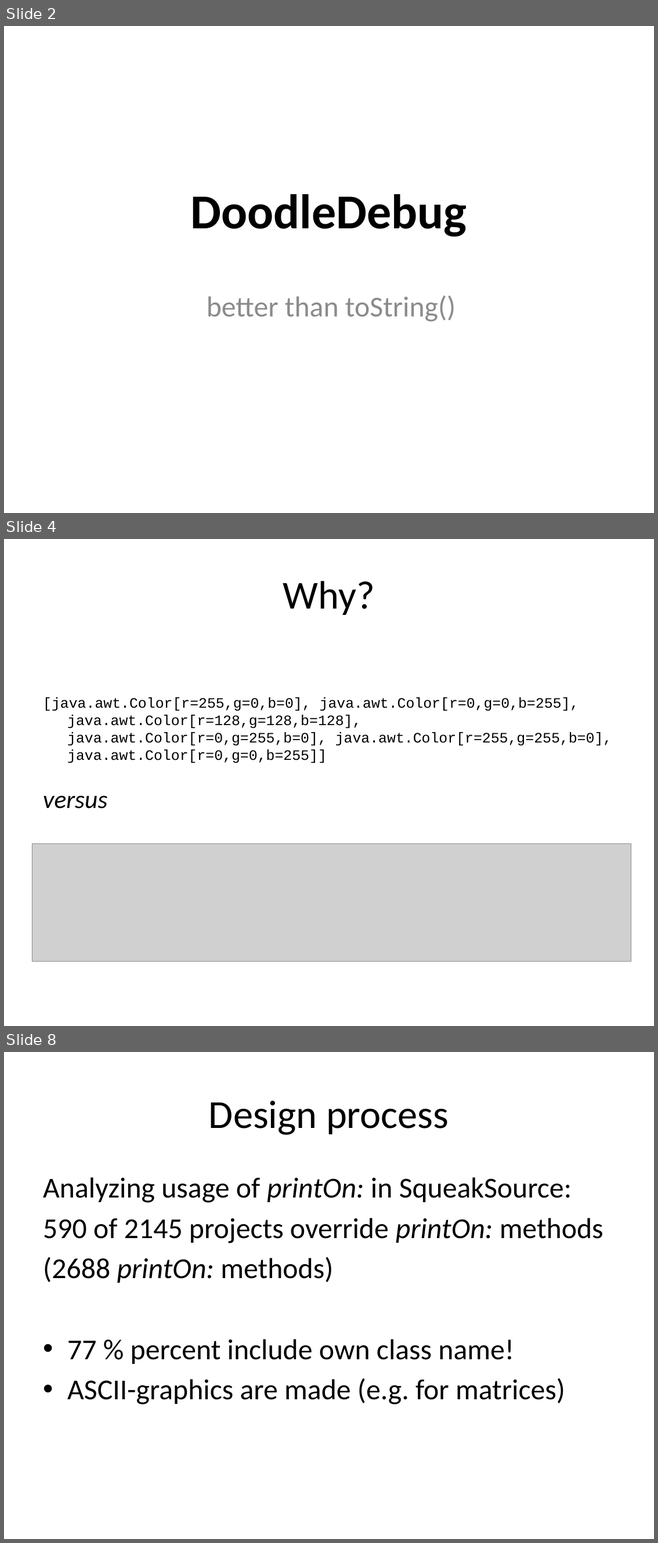
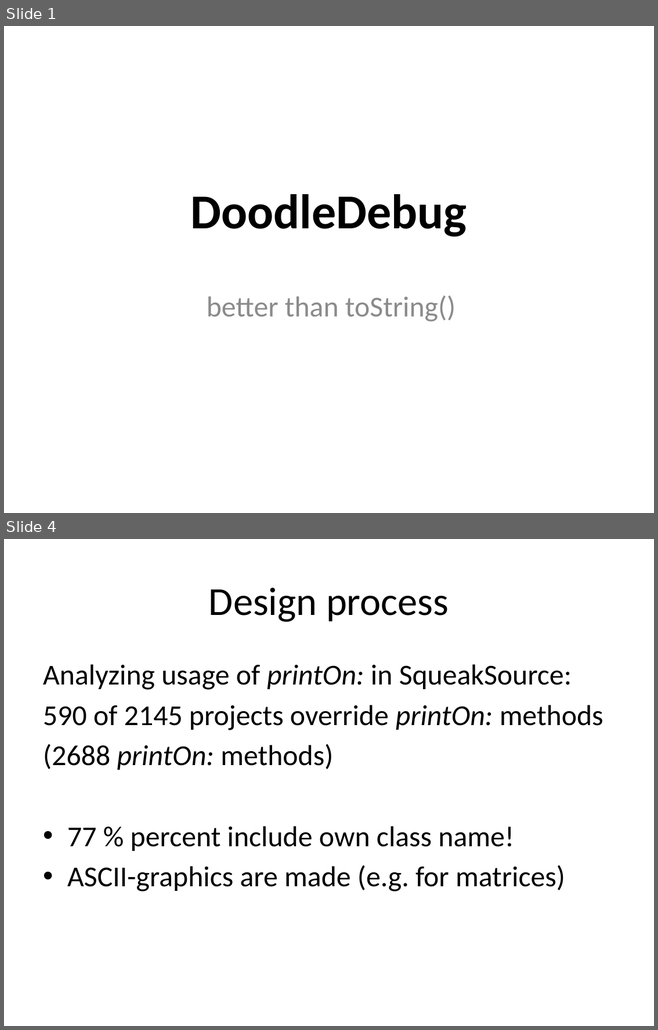
Before and after one commit to CedricReichenbach/DoodleDebug, a slide deck: presentations/Demo DoodleDebug Jan-2011.pptx. Shown one above the other, each under a label of ours: slides 2, 4 and 8 before the commit, slides 1 and 4 after it; the slides between them are not shown. The pictures are 658x1543 and 658x1030 pixels, drawn with LibreOffice and Linux fonts; fonts in the diff are those of the drawing; grey boxes stand for pictures. Boxes give left, top, right and bottom in pixels: in the first picture for what was removed or moved away, otherwise in the second. Text is boxed around its words. In the diff, an @@ line names an element or a change of style, - is before the commit and + after.

```diff
--- a/presentations/Demo DoodleDebug Jan-2011.pptx
+++ b/presentations/Demo DoodleDebug Jan-2011.pptx
@@ slide 4 removed at box(4, 539, 654, 1026), background #FFFFFF @@
@@ title removed at box(283, 581, 375, 615) @@
-Why?
@@ text removed at box(43, 697, 612, 809) @@
-[java.awt.Color[r=255,g=0,b=0], java.awt.Color[r=0,g=0,b=255], java.awt.Color[r=128,g=128,b=128], java.awt.Color[r=0,g=255,b=0], java.awt.Color[r=255,g=255,b=0], java.awt.Color[r=0,g=0,b=255]]
-versus
@@ picture removed at box(32, 843, 630, 961) @@
@@ what was slide 2 is now slide 1 @@
@@ what was slide 8 is now slide 4 @@
```
Also in this commit, not shown: 3 slides changed, 3 other slides removed, 9 other files.
